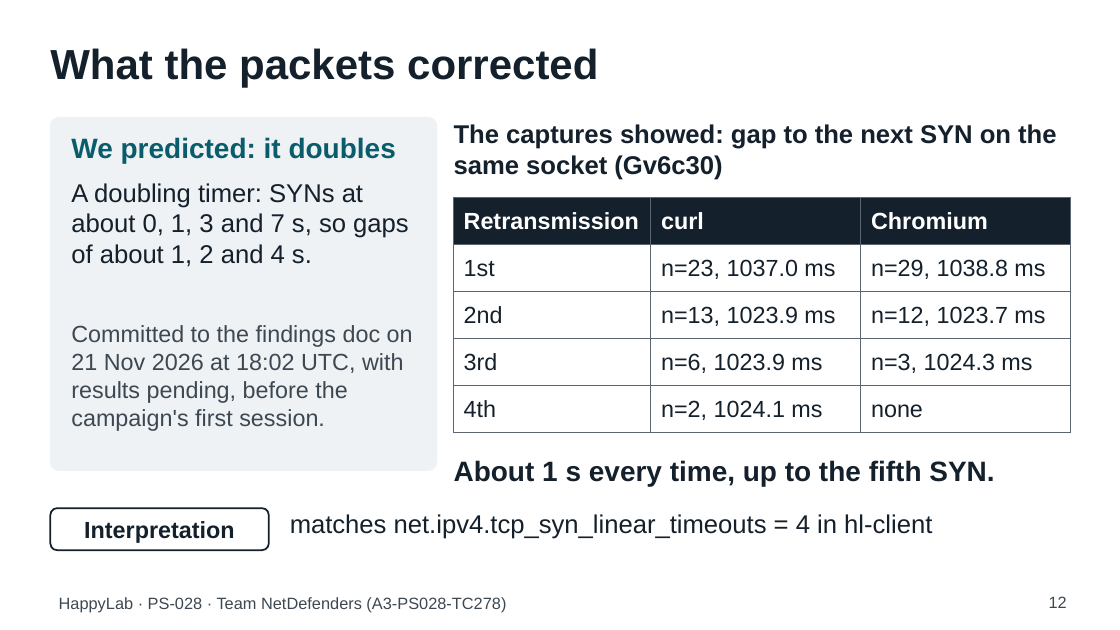
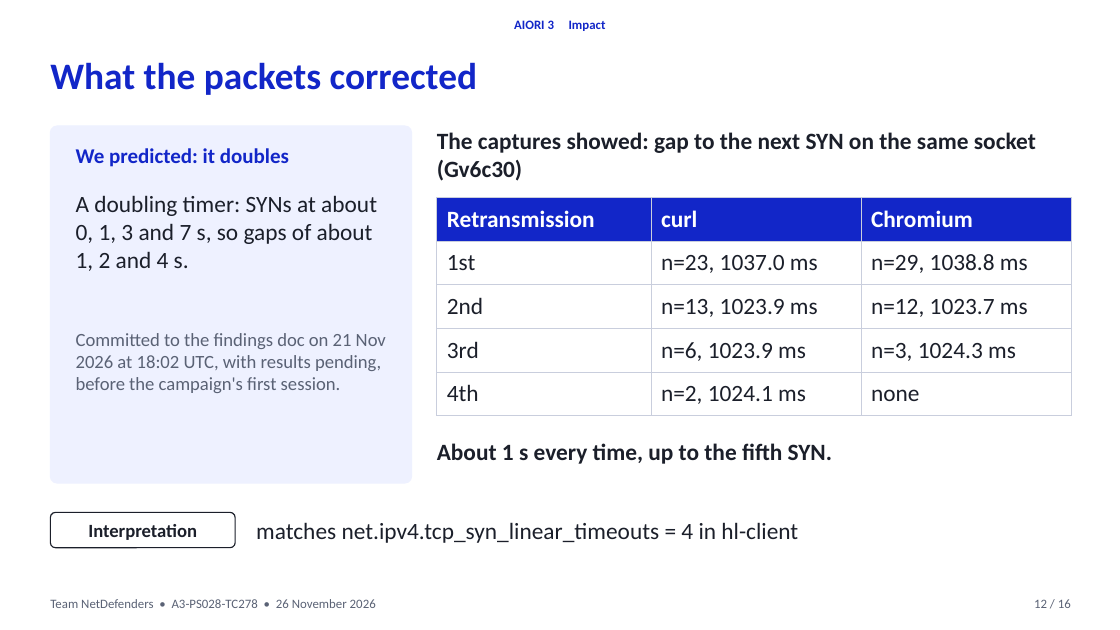
Before and after one commit to aiori-hackathon/A3-PS028-TC278, a slide deck: slide 12 of deck/HappyLab_PS028_TC278.pptx. Drawn at 1120x630 pixels with LibreOffice and Linux fonts; fonts in the diff are those of the drawing. Boxes give left, top, right and bottom in pixels: in the first picture for what was removed or moved away, otherwise in the second. Text is boxed around its words. In the diff, an @@ line names an element or a change of style, - is before the commit and + after.

```diff
--- a/deck/HappyLab_PS028_TC278.pptx
+++ b/deck/HappyLab_PS028_TC278.pptx
@@ text added at box(514, 20, 606, 31), 11 pt, text #1226C8, bold @@
+AIORI 3 Impact
@@ text "What the packets corrected": place and size @@
-text "What the packets corrected" at box(50, 48, 598, 88)
+text "What the packets corrected" at box(50, 62, 477, 95)
@@ text "What the packets corrected" at box(50, 62, 477, 95): size 36 to 32 pt, font Arial to Calibri, text colour #14202B to #1226C8 @@
@@ rounded rectangle: place and size @@
-rounded rectangle at box(50, 118, 437, 471)
+rounded rectangle at box(50, 126, 412, 483)
@@ rounded rectangle at box(50, 126, 412, 483): fill #EEF2F5 to #EEF1FF; outline #EEF2F5 1 pt to #EEF1FF 1 pt; proportions changed @@
@@ text "We predicted: it doubles": place and size @@
-text "We predicted: it doubles" at box(71, 137, 396, 163)
+text "We predicted: it doubles" at box(76, 148, 289, 167)
@@ text "We predicted: it doubles" at box(76, 148, 289, 167): size 24 to 18 pt, font Arial to Calibri, text colour #0B5C6B to #1226C8 @@
@@ text "The captures showed: gap to ...": place and size @@
-text "The captures showed: gap to ..." at box(454, 124, 1056, 180)
+text "The captures showed: gap to ..." at box(437, 132, 1036, 181)
@@ text "The captures showed: gap to ..." at box(437, 132, 1036, 181): size 22 to 20 pt, font Arial to Calibri, text colour #14202B to #1B1F2A @@
@@ text "A doubling timer: SYNs at ..." at box(76, 195, 377, 271): size 22 to 20 pt, font Arial to Calibri, text colour #14202B to #1B1F2A @@
@@ text "A doubling timer: SYNs at ...": place and size @@
-text "A doubling timer: SYNs at ..." at box(71, 183, 409, 267)
+text "A doubling timer: SYNs at ..." at box(76, 195, 377, 271)
@@ table at box(437, 197, 1071, 408) @@
@@ fill #14202B to #1226C8 in row 1 @@
@@ font Arial to Calibri @@
@@ text colour #14202B to #1B1F2A in "1st", "n=23, 1037.0 ms", "n=29, 1038.8 ms", "2nd" and 8 more places @@
@@ borders changed @@
@@ table: place and size @@
-table at box(454, 197, 1071, 424)
+table at box(437, 197, 1071, 408)
@@ text "Committed to the findings doc ...": place and size @@
-text "Committed to the findings doc ..." at box(71, 325, 413, 431)
+text "Committed to the findings doc ..." at box(76, 333, 386, 393)
@@ text "Committed to the findings doc ..." at box(76, 333, 386, 393): size 20 to 16 pt, font Arial to Calibri, text colour #3D4852 to #5A6275 @@
@@ text "About 1 s every time, ...": place and size @@
-text "About 1 s every time, ..." at box(454, 460, 994, 486)
+text "About 1 s every time, ..." at box(437, 443, 832, 464)
@@ text "About 1 s every time, ..." at box(437, 443, 832, 464): size 24 to 20 pt, font Arial to Calibri, text colour #14202B to #1B1F2A @@
@@ rounded rectangle "Interpretation": place and size @@
-rounded rectangle "Interpretation" at box(50, 508, 269, 550)
+rounded rectangle "Interpretation" at box(50, 513, 235, 548)
@@ rounded rectangle "Interpretation" at box(50, 513, 235, 548): size 20 to 16 pt, font Arial to Calibri, text colour #14202B to #1B1F2A; outline #14202B 1.5 pt to #1B1F2A 1 pt; proportions changed @@
@@ text "matches net.ipv4.tcp_syn_linear_timeouts = 4 in ...": place and size @@
-text "matches net.ipv4.tcp_syn_linear_timeouts = 4 in ..." at box(290, 514, 932, 539)
+text "matches net.ipv4.tcp_syn_linear_timeouts = 4 in ..." at box(256, 522, 798, 543)
@@ text "matches net.ipv4.tcp_syn_linear_timeouts = 4 in ..." at box(256, 522, 798, 543): size 22 to 20 pt, font Arial to Calibri, text colour #14202B to #1B1F2A; vertical alignment top to middle @@
@@ text at box(50, 599, 376, 608): text changed; size 14 to 11 pt; font Arial to Calibri; text colour #3D4852 to #5A6275 @@
-HappyLab · PS-028 · Team NetDefenders (A3-PS028-TC278)
+Team NetDefenders • A3-PS028-TC278 • 26 November 2026
@@ text "12 / 16" at box(1034, 599, 1071, 608): vertical alignment top to middle @@
@@ text at box(1034, 599, 1071, 608): text changed; size 14 to 11 pt; font Arial to Calibri; text colour #3D4852 to #5A6275 @@
-12
+12 / 16
```
Also in this commit, not shown: 13 other slides changed, 2 slides added, 14 other files.
